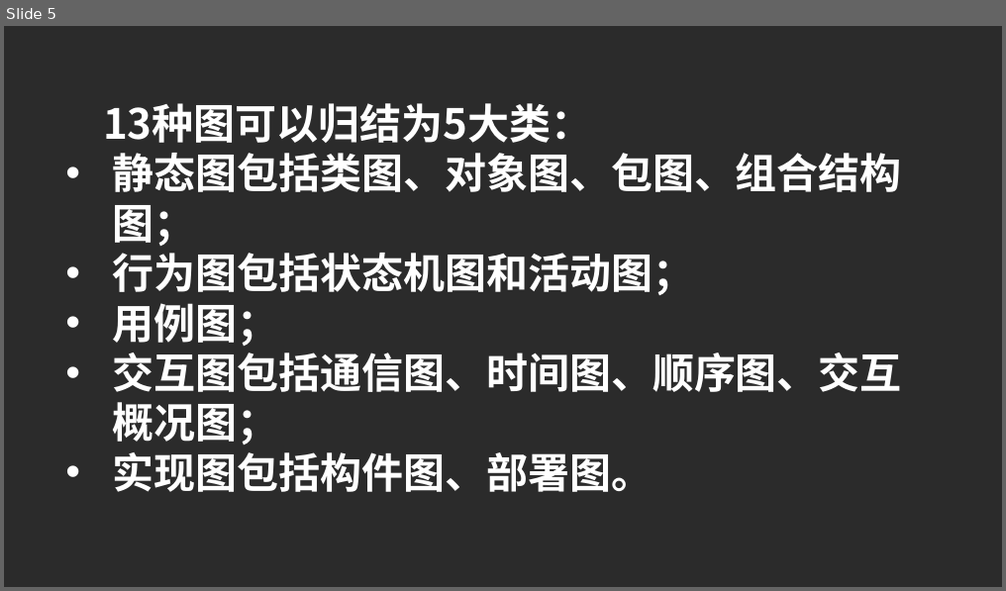
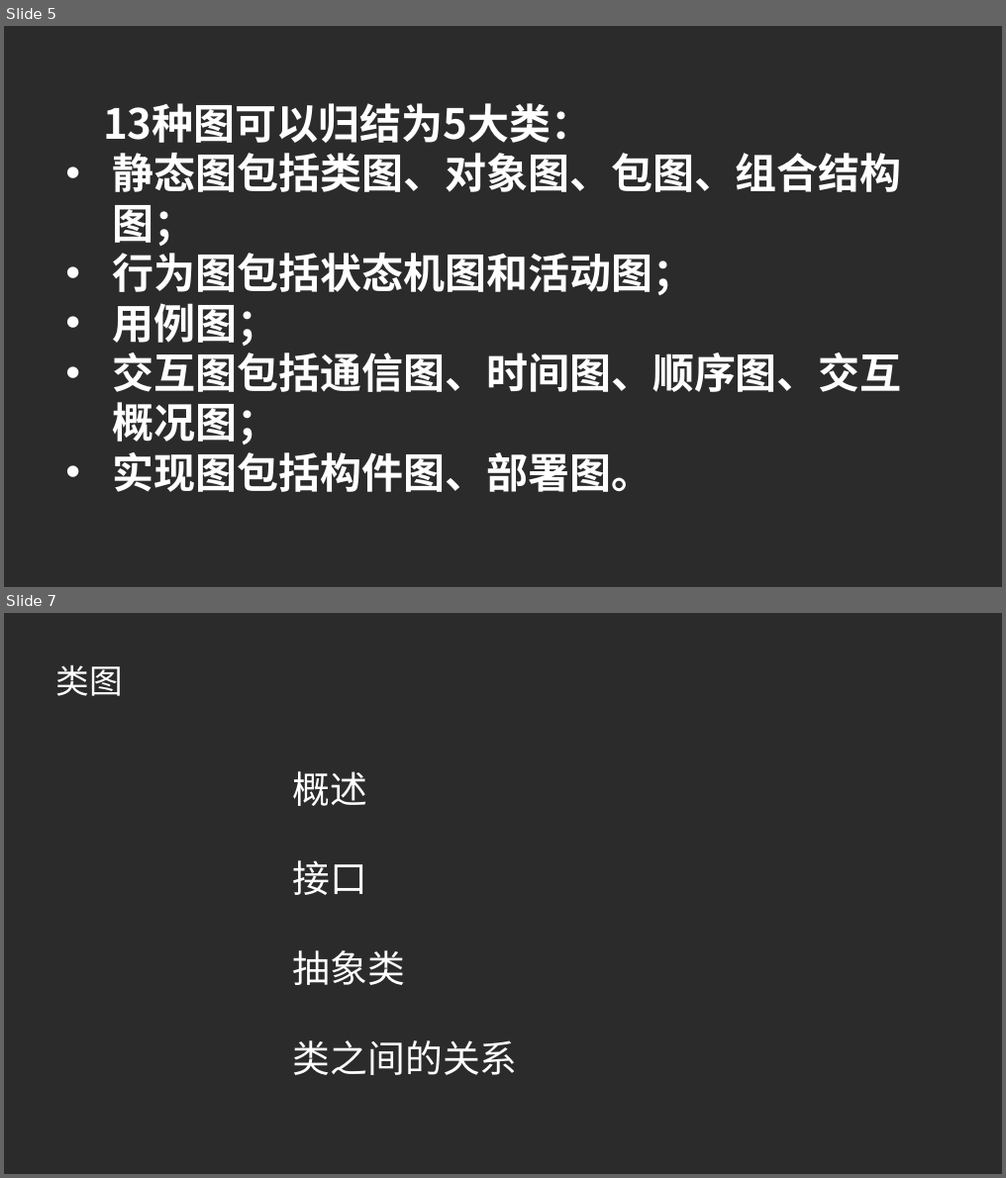
Before and after one commit to PRD2017G23/-, a slide deck: UML基础_图.pptx. Shown one above the other, each under a label of ours: slide 5 before the commit, slides 5 and 7 after it; the slides between them are not shown. The pictures are 1006x591 and 1006x1178 pixels, drawn with LibreOffice and Linux fonts; fonts in the diff are those of the drawing; background and template pictures are left out; a plain dark background stands for a picture behind light text. Boxes give left, top, right and bottom in pixels: in the first picture for what was removed or moved away, otherwise in the second. Text is boxed around its words. In the diff, an @@ line names an element or a change of style, - is before the commit and + after.

```diff
--- a/UML基础_图.pptx
+++ b/UML基础_图.pptx
@@ slide 7 added at (4,613,1002,1174), background picture (left out) @@
@@ text added at (56,664,123,696), 32 pt, text #FFFFFF @@
+类图
@@ text added at (293,771,518,1075), 36 pt, text #FFFFFF @@
+概述
+接口
+抽象类
+类之间的关系
```
Also in this commit, not shown: 4 slides changed, 70 other slides added.
